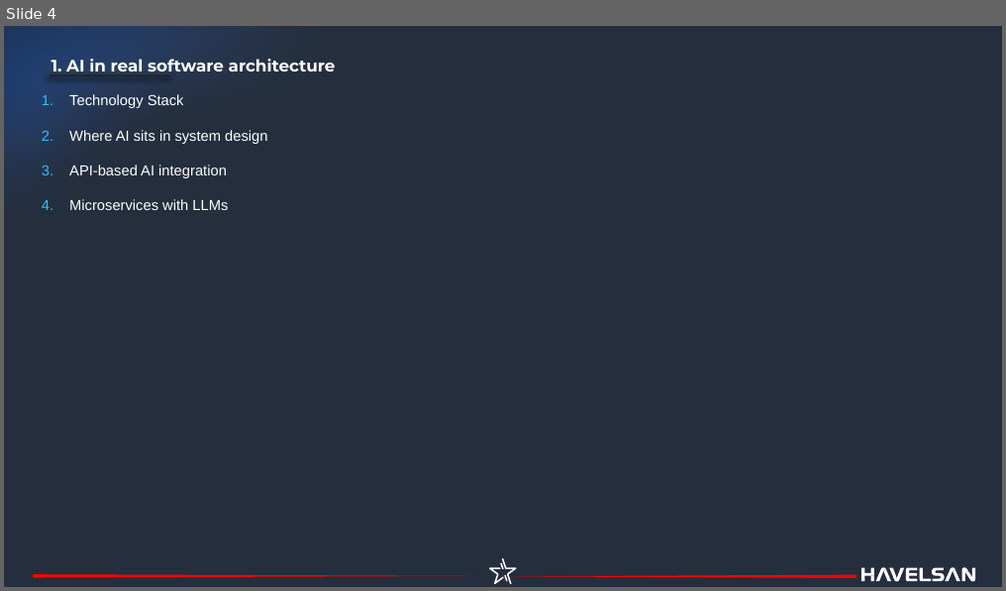
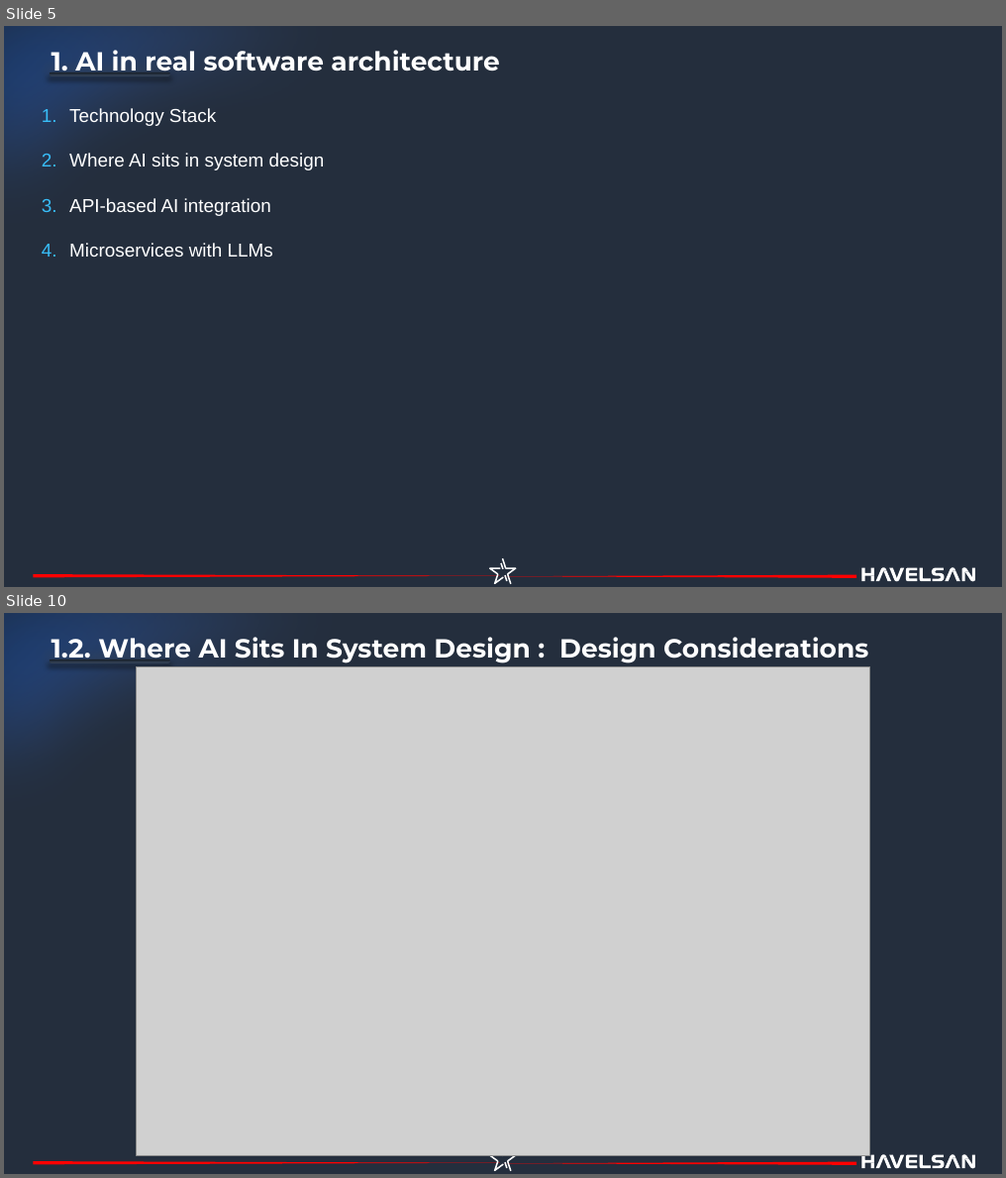
Before and after one commit to havelsan/YZ_EGITIM, a slide deck: presentations/03.Day_3_—_Building_AI_Systems_Production_Real_Use_Case.pptx. Shown one above the other, each under a label of ours: slide 4 before the commit, slides 5 and 10 after it; the slides between them are not shown. The pictures are 1006x591 and 1006x1178 pixels, drawn with LibreOffice and Linux fonts; fonts in the diff are those of the drawing; grey boxes stand for pictures. Boxes give left, top, right and bottom in pixels: in the first picture for what was removed or moved away, otherwise in the second. Text is boxed around its words. In the diff, an @@ line names an element or a change of style, - is before the commit and + after.

```diff
--- a/presentations/03.Day_3_—_Building_AI_Systems_Production_Real_Use_Case.pptx
+++ b/presentations/03.Day_3_—_Building_AI_Systems_Production_Real_Use_Case.pptx
@@ slide 10 added at [4,613,1002,1174], background #242E3D; not listed: 8 template elements that a slide beside it also shows @@
@@ text added at [52,637,868,663], 25.2 pt, text #FFFFFF, bold @@
+1.2. Where AI Sits In System Design : Design Considerations
@@ picture added at [137,666,870,1156] @@
@@ what was slide 4 is now slide 5 @@
@@ slide 5 changed as well @@
@@ text "1. AI in real software ...": place and size @@
-text "1. AI in real software ..." at [52,59,336,76]
+text "1. AI in real software ..." at [52,50,499,75]
@@ text "1. AI in real software ..." at [52,50,499,75]: size 16 to 25.2 pt @@
@@ text "Technology Stack": place and size @@
-text "Technology Stack" at [69,94,267,210]
+text "Technology Stack" at [69,108,325,257]
@@ text "Technology Stack" at [69,108,325,257]: size 14 to 18 pt @@
@@ outline redrawn in 3 elements at [4,26,856,463], [33,574,500,577], [489,559,516,585] @@
```
Also in this commit, not shown: 10 other slides changed, 10 other slides added, 2 slides removed, 13 other files.
